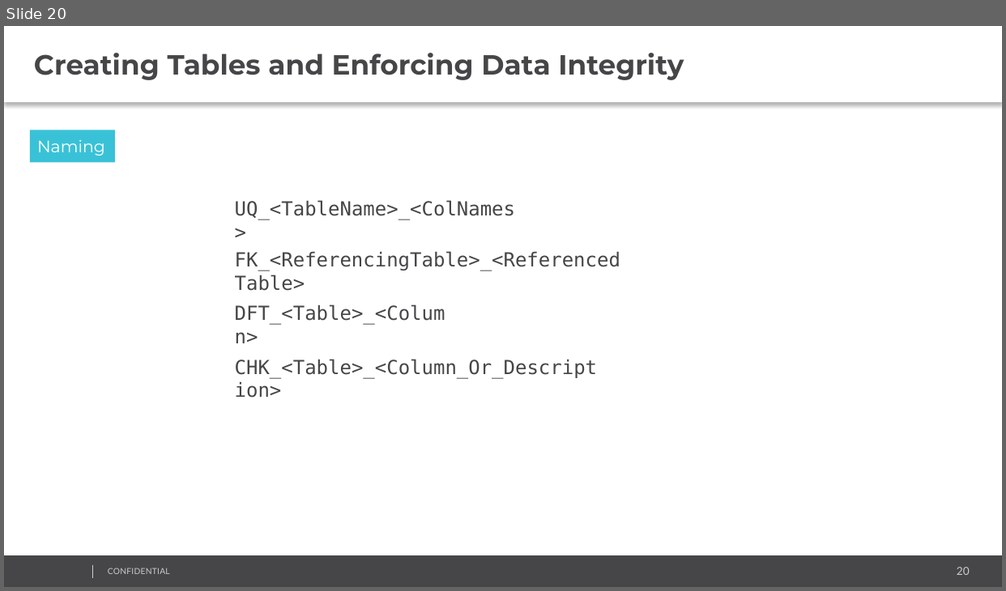
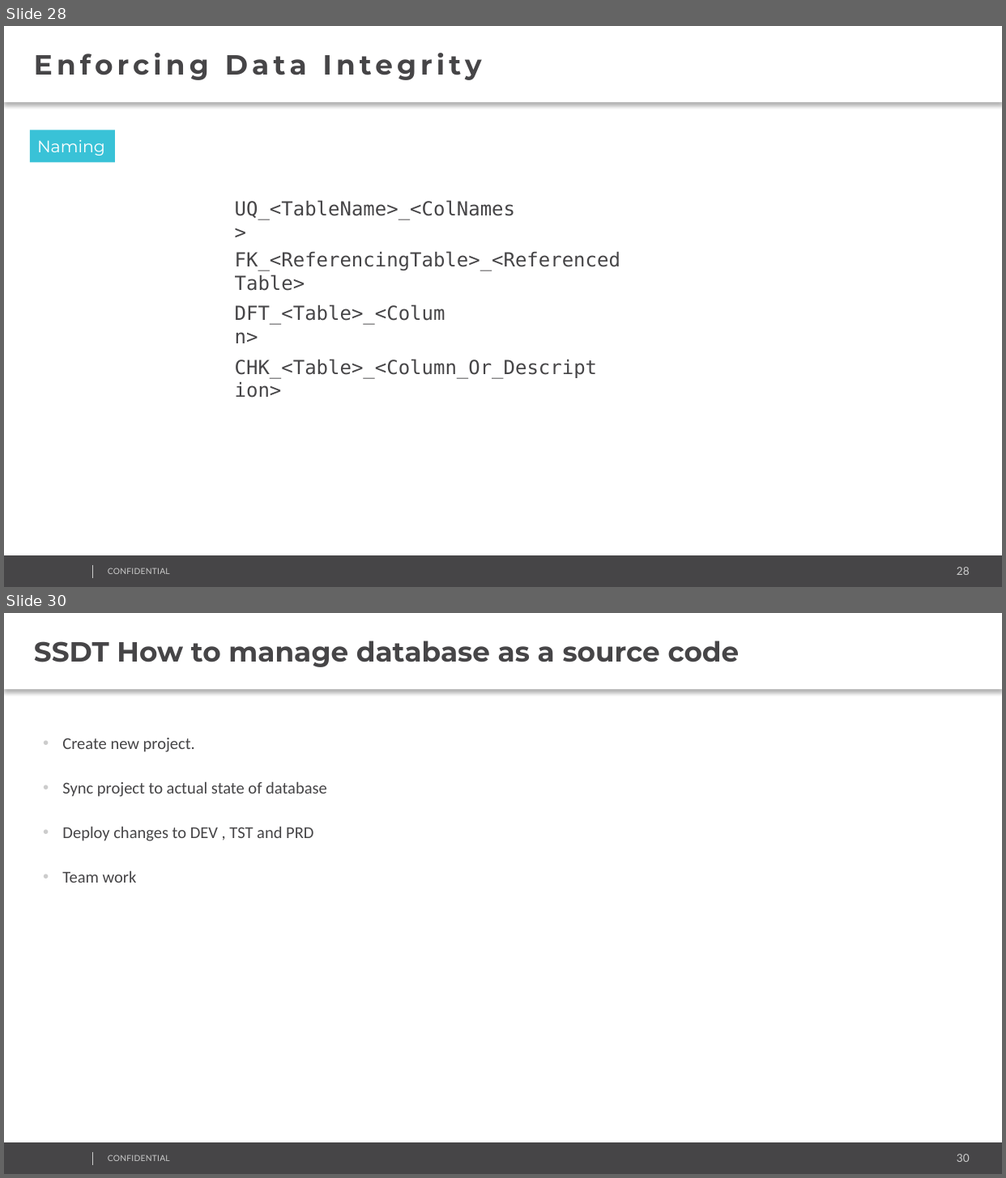
Before and after one commit to AndreyQC/MSBI.Lab, a slide deck: MSBI.Lecture.05/MSBI.Dev.S19E05.pptx. Shown one above the other, each under a label of ours: slide 20 before the commit, slides 28 and 30 after it; the slides between them are not shown. The pictures are 1006x591 and 1006x1178 pixels, drawn with LibreOffice and Linux fonts; fonts in the diff are those of the drawing; background and template pictures are left out. Boxes give left, top, right and bottom in pixels: in the first picture for what was removed or moved away, otherwise in the second. Text is boxed around its words. In the diff, an @@ line names an element or a change of style, - is before the commit and + after.

Commit message:
Lecture 05 completed

```diff
--- a/MSBI.Lecture.05/MSBI.Dev.S19E05.pptx
+++ b/MSBI.Lecture.05/MSBI.Dev.S19E05.pptx
@@ slide 30 added at [4,613,1002,1174], background #FFFFFF; not listed: 4 template elements that a slide beside it also shows @@
@@ text added at [4,613,1002,690], fill #FFFFFF, 20 pt, text #464547, bold @@
+SSDT How to manage database as a source code
@@ text added at [62,738,327,883], 12 pt, text #464547 @@
+• Create new project.
+• Sync project to actual state of database
+• Deploy changes to DEV , TST and PRD
+• Team work
@@ what was slide 20 is now slide 28 @@
@@ slide 28 changed as well @@
@@ text at [34,53,482,80]: text changed @@
-Creating Tables and Enforcing Data Integrity
+Enforcing Data Integrity
@@ page number at [957,567,970,575]: text changed @@
-20
+28
```
Also in this commit, not shown: 15 other slides changed, 15 other slides added, 6 slides removed, 3 other files.
